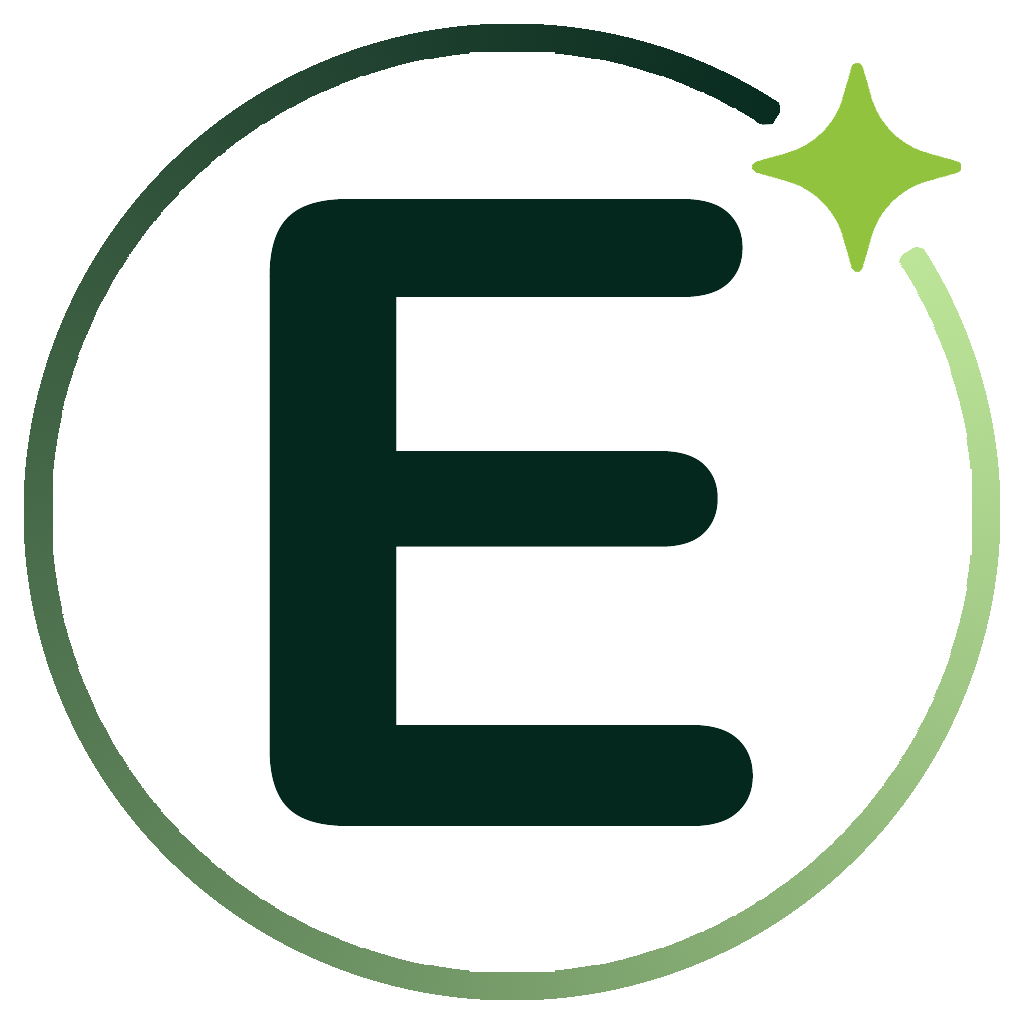
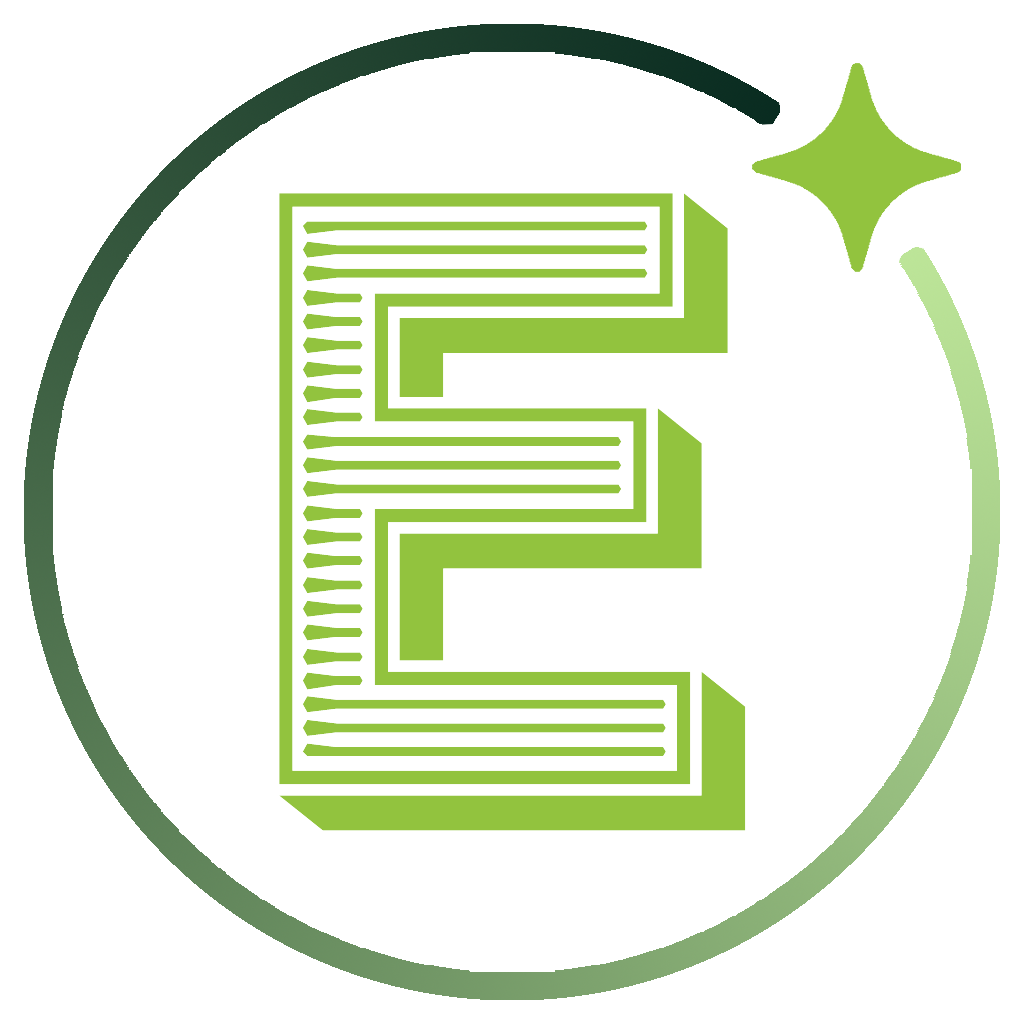
Layer changes from the first 1024 × 1024 image to the second:
added layer "E Dark copy" in group "Dark_Icon" over [279, 193, 746, 831]
hid "E Dark", painted on it over [269, 199, 753, 826]